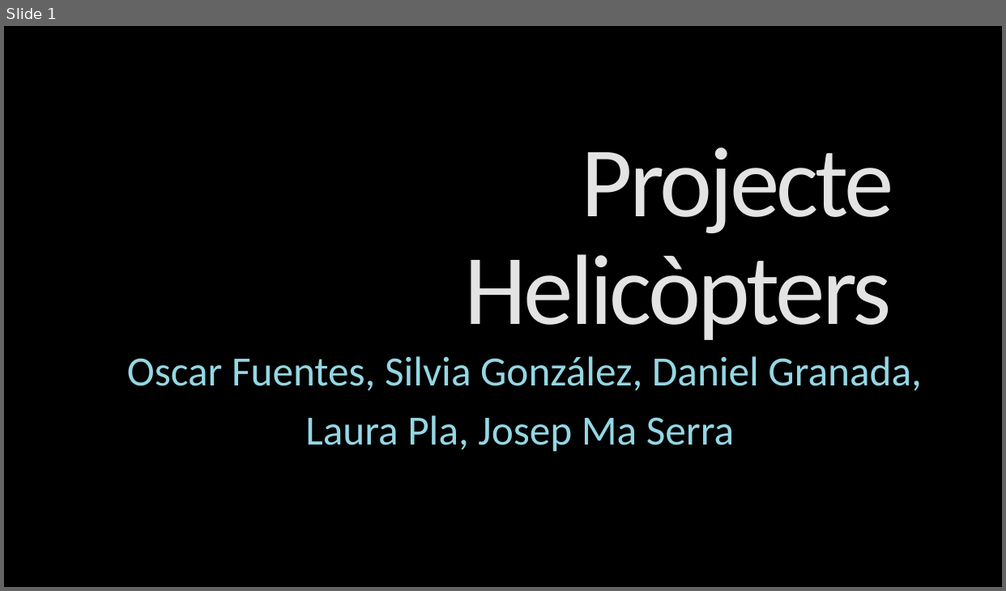
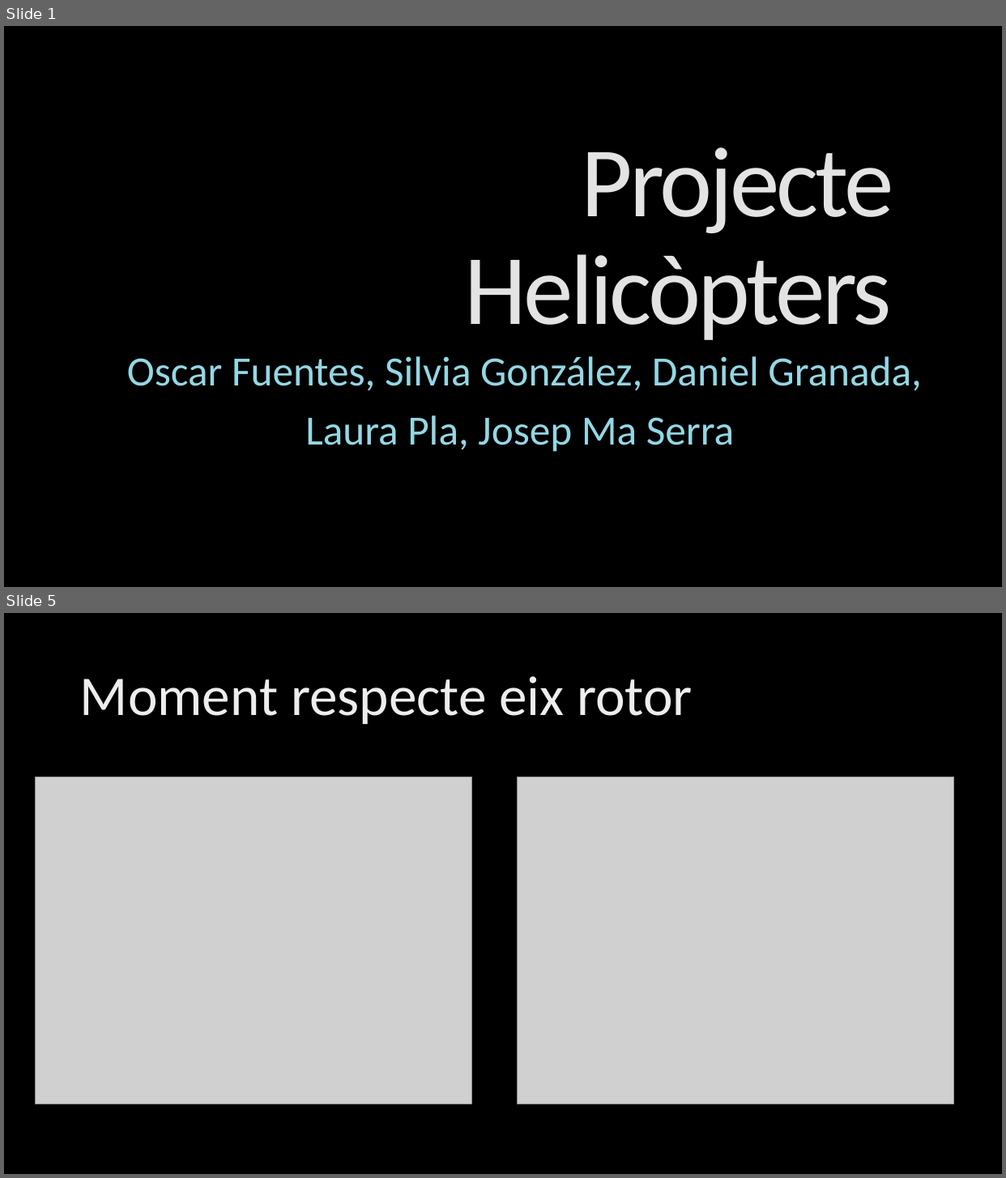
Before and after one commit to laurapla/Helicopter-BEM, a slide deck: Projecte Helicòpters.pptx. Shown one above the other, each under a label of ours: slide 1 before the commit, slides 1 and 5 after it; the slides between them are not shown. The pictures are 1006x591 and 1006x1178 pixels, drawn with LibreOffice and Linux fonts; fonts in the diff are those of the drawing; grey boxes stand for pictures; background and template pictures are left out. Boxes give left, top, right and bottom in pixels: in the first picture for what was removed or moved away, otherwise in the second. Text is boxed around its words. In the diff, an @@ line names an element or a change of style, - is before the commit and + after.

```diff
--- a/Projecte Helicòpters.pptx
+++ b/Projecte Helicòpters.pptx
@@ slide 5 added at box(4, 613, 1002, 1174), background picture (left out) @@
@@ title added at box(80, 676, 692, 724), 54 pt, text gradient #BFBFBF to #EDEDED to #FFFFFF @@
+Moment respecte eix rotor
@@ picture added at box(35, 777, 471, 1105) @@
@@ picture added at box(518, 777, 954, 1105) @@
```
Also in this commit, not shown: 5 other slides added, 3 slides removed.
